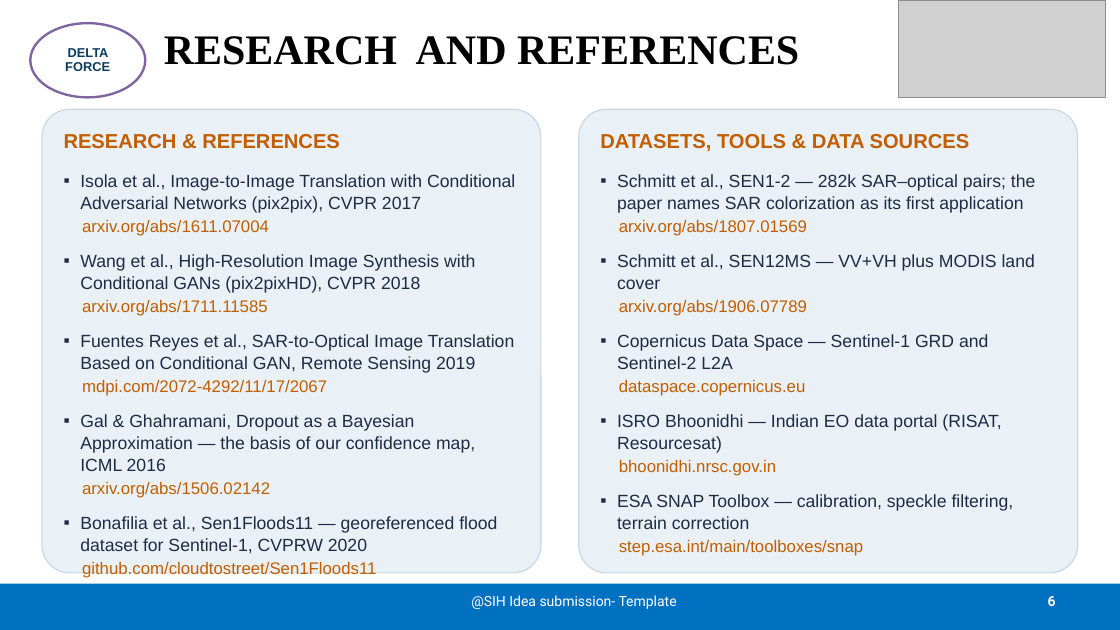
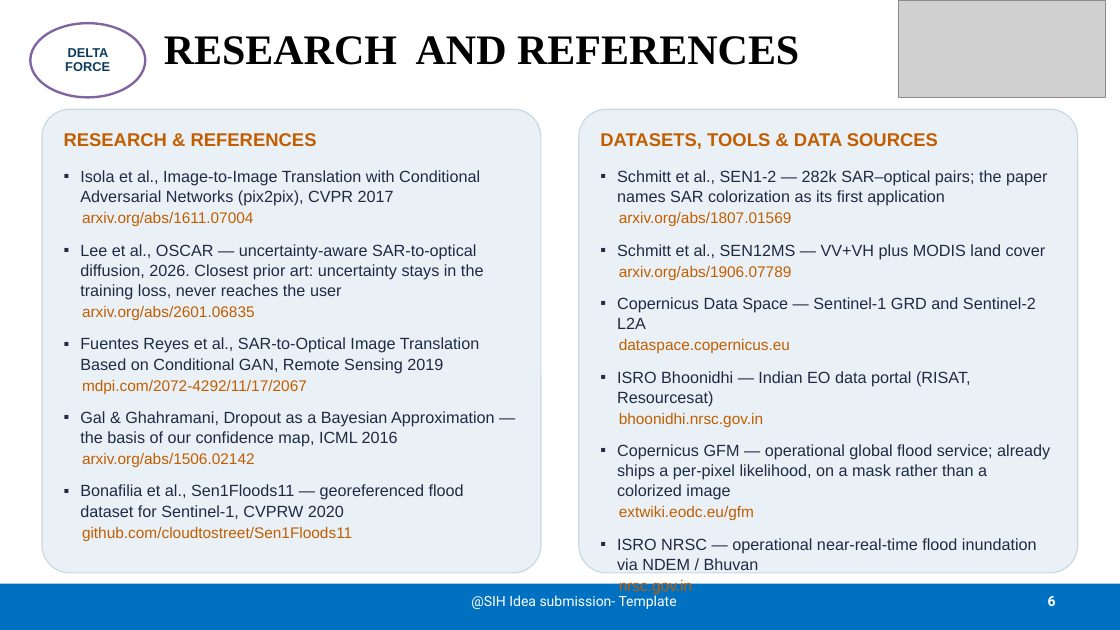
Before and after one commit to AKSAATHWIK/chromasar, a slide deck: slide 6 of SIH2026-DeltaForce-SIH1733-SAR-Colorization.pptx. Drawn at 1120x630 pixels with LibreOffice and Linux fonts; fonts in the diff are those of the drawing; grey boxes stand for pictures. Boxes give left, top, right and bottom in pixels: in the first picture for what was removed or moved away, otherwise in the second. Text is boxed around its words. In the diff, an @@ line names an element or a change of style, - is before the commit and + after.

```diff
--- a/SIH2026-DeltaForce-SIH1733-SAR-Colorization.pptx
+++ b/SIH2026-DeltaForce-SIH1733-SAR-Colorization.pptx
@@ text in rounded rectangle at (64, 133, 495, 541): size 17.3 to 15.8 pt in "RESEARCH & REFERENCES"; size 15.1 to 13.9 pt in "Isola et al., Image-to-Image Translation with Conditional ...", "Fuentes Reyes et al., SAR-to-Optical Image Translation ...", "Gal & Ghahramani, Dropout as a Bayesian ...", "Bonafilia et al., Sen1Floods11 — georeferenced flood ..."; size 14.4 to 13.2 pt in "arxiv.org/abs/1611.07004", "mdpi.com/2072-4292/11/17/2067", "arxiv.org/abs/1506.02142", "github.com/cloudtostreet/Sen1Floods11"; less space between paragraphs @@
@@ text in rounded rectangle at (600, 133, 1047, 427): size 17.3 to 15.8 pt in "DATASETS, TOOLS & DATA SOURCES"; size 15.1 to 13.9 pt in "Schmitt et al., SEN1-2 — 282k SAR–optical ...", "Schmitt et al., SEN12MS — VV+VH plus ...", "Copernicus Data Space — Sentinel-1 GRD and ...", "ISRO Bhoonidhi — Indian EO data portal ..."; size 14.4 to 13.2 pt in "arxiv.org/abs/1807.01569", "arxiv.org/abs/1906.07789", "dataspace.copernicus.eu", "bhoonidhi.nrsc.gov.in"; less space between paragraphs @@
@@ text in rounded rectangle at (80, 244, 484, 320): text changed; size 15.1 to 13.9 pt @@
-▪ Wang et al., High-Resolution Image Synthesis with Conditional GANs (pix2pixHD), CVPR 2018
-arxiv.org/abs/1711.11585
+▪ Lee et al., OSCAR — uncertainty-aware SAR-to-optical diffusion, 2026. Closest prior art: uncertainty stays in the training loss, never reaches the user
+arxiv.org/abs/2601.06835
@@ text in rounded rectangle at (617, 444, 1050, 570): text changed; size 15.1 to 13.9 pt @@
-▪ ESA SNAP Toolbox — calibration, speckle filtering, terrain correction
-step.esa.int/main/toolboxes/snap
+▪ Copernicus GFM — operational global flood service; already ships a per-pixel likelihood, on a mask rather than a colorized image
+extwiki.eodc.eu/gfm
+▪ ISRO NRSC — operational near-real-time flood inundation via NDEM / Bhuvan
+nrsc.gov.in
```
Also in this commit, not shown: 2 other slides changed, 5 other files.
